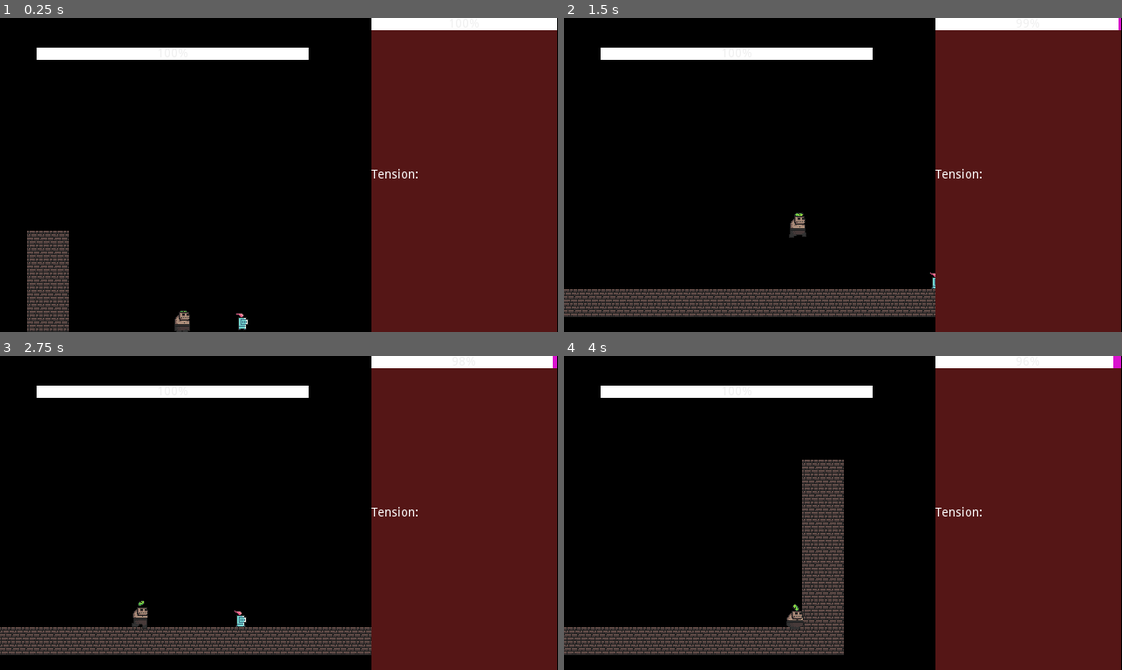
Above: before the commit, frames 1-4 (two rows, left to right).
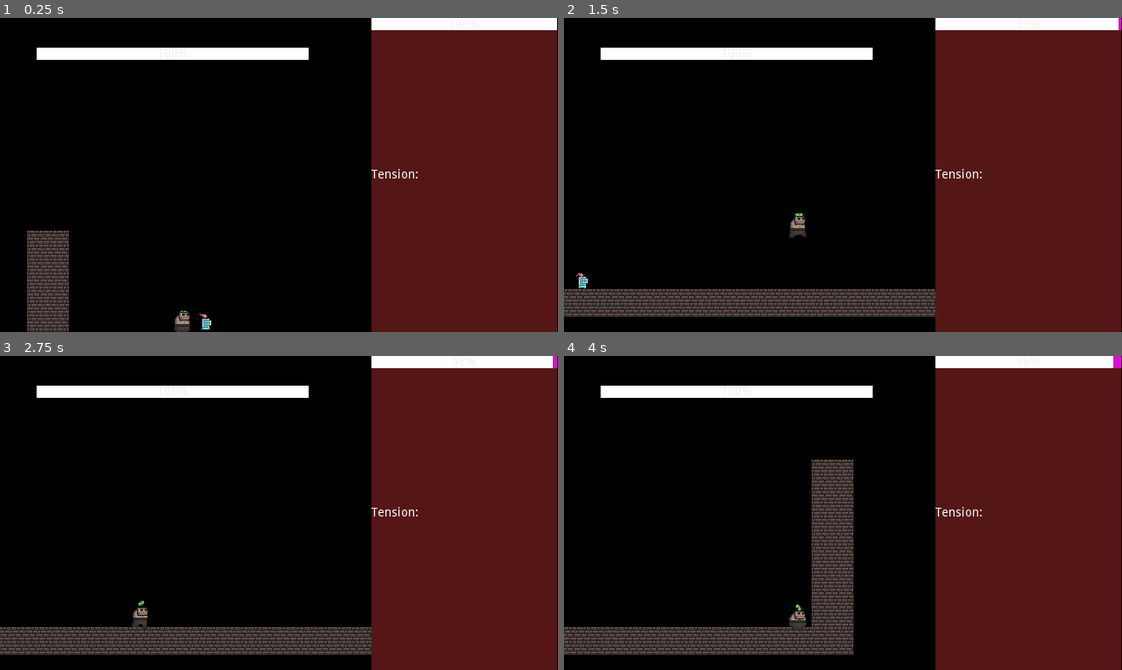
Above: after the commit, the same moments.

Repository: lemosvncs/youaretheboss
Game: Godot game, scene res://Source/Levels/WindowManager.tscn
The game is run twice, just before and just after one commit, with the same random seed, the same clock (stepped at 60 frames per second) and the same inputs.
Inputs:
- Up to frame 1 (0.25 s): no input
- Up to frame 2 (1.5 s): hold Right (ui_right) from 0.53 s (still down); tap Space (jump) at 0.6, 0.77, 1.07, 1.35 s
- Up to frame 3 (2.75 s): tap Space (jump) at 1.52, 1.82, 2.1 s; release Right (ui_right) at 2.03 s; hold Left (ui_left) from 2.03 s (still down)
- Up to frame 4 (4 s): release Left (ui_left) at 2.78 s; hold Right (ui_right) from 2.78 s (still down); tap Space (jump) at 2.85, 3.02, 3.32, 3.6, 3.77 s

The runs differ from the first frame. In frame 1, 0.2% of the frame differs, in the area x 35-45%, y 93-100%; in frame 2, 1.6%; in frame 3, 1.5%; in frame 4, 3.9%, in the area x 0-52%, y 33-96%.

Commit message:
minimal enemy ai

Diff:
--- a/Source/Actors/Enemy.gd
+++ b/Source/Actors/Enemy.gd
@@ -2,8 +2,51 @@
 
 signal enemy_hp_update(enemy_hp)
 
+var jump:bool = false
+var can_jump = false
+var this_player_position:Vector2 = Vector2.ZERO
+
 func _ready() -> void:
-	_velocity.x = speed.x
+	pass
+	#_velocity.x = speed.x
+
+func _physics_process(delta: float) -> void:
+	if is_on_wall():
+		_velocity.x *= -1.0
+
+	_velocity.y += gravity * delta
+
+	if jump && is_on_floor() && can_jump:
+		_velocity.y = -speed.y
+		can_jump = false
+
+	go_to_player()
+	_velocity.y = move_and_slide(_velocity, Vector2.UP).y
+	#_velocity = move_and_slide(_velocity, Vector2.UP)
+	#print(_velocity.y)
+
+func go_to_player():
+	var plx: = this_player_position.x
+	var enx: = position.x
+	var delta_pos = plx - enx
+
+	if delta_pos < -30 or delta_pos > 30:
+	#print("delta pos: ", plx - enx)
+	# Se está distante, se aproxima
+		if plx > enx:
+			_velocity.x = speed.x
+		elif plx < enx:
+			_velocity.x = -speed.x
+
+	elif delta_pos < -15 or delta_pos > 15:
+		# se está próximo, se distanceia
+		if plx > enx:
+			_velocity.x = -speed.x
+		elif plx < enx:
+			_velocity.x = speed.x
+	else:
+		_velocity.x = 0
+
 
 func _on_AtompDetector_body_entered(_body: Node) -> void:
 	hp -= 1
@@ -15,8 +58,18 @@
 	#queue_free()
 
 
-func _physics_process(delta: float) -> void:
-	_velocity.y += gravity * delta
-	if is_on_wall():
-		_velocity.x *= -1.0
-	_velocity.y = move_and_slide(_velocity, Vector2.UP).y
+
+
+
+func _on_FrontDetector_body_entered(body: Node) -> void:
+	jump = true
+
+func _on_BackDetector_body_entered(body: Node) -> void:
+	jump = true
+
+func _on_JumpDelay_timeout() -> void:
+	can_jump = true
+	#print(can_jump)
+
+func _on_Player_player_position(player_position) -> void:
+	this_player_position = player_position
--- a/Source/Actors/Enemy.tscn
+++ b/Source/Actors/Enemy.tscn
@@ -24,10 +24,13 @@
 } ]
 
 [sub_resource type="RectangleShape2D" id=2]
-extents = Vector2( 5.13194, 7.45449 )
+extents = Vector2( 4.6277, 7.45449 )
 
 [sub_resource type="RectangleShape2D" id=3]
 extents = Vector2( 2.85556, 2.91649 )
+
+[sub_resource type="RectangleShape2D" id=4]
+extents = Vector2( 10, 9.79728 )
 
 [node name="Enemy" type="KinematicBody2D"]
 position = Vector2( -0.0897446, 0 )
@@ -38,7 +41,7 @@
 [node name="EnemySprite" type="AnimatedSprite" parent="."]
 frames = SubResource( 1 )
 animation = "idle"
-frame = 1
+frame = 2
 playing = true
 
 [node name="EnemyCollision" type="CollisionShape2D" parent="."]
@@ -46,8 +49,8 @@
 shape = SubResource( 2 )
 
 [node name="VisibilityEnabler2D" type="VisibilityEnabler2D" parent="."]
-position = Vector2( 0, 3.74727 )
-scale = Vector2( 0.460393, 0.400437 )
+position = Vector2( 0, 6.7802 )
+scale = Vector2( 0.460393, 0.70373 )
 
 [node name="StompDetector" type="Area2D" parent="."]
 modulate = Color( 0.278431, 0.231373, 0.843137, 1 )
@@ -58,4 +61,27 @@
 [node name="CollisionShape2D" type="CollisionShape2D" parent="StompDetector"]
 position = Vector2( 0.0799427, -1.13841 )
 shape = SubResource( 3 )
+
+[node name="FrontDetector" type="Area2D" parent="."]
+collision_layer = 4
+collision_mask = 4
+
+[node name="FrontCollision" type="CollisionShape2D" parent="FrontDetector"]
+position = Vector2( 20.3133, 4.75633 )
+shape = SubResource( 4 )
+
+[node name="BackDetector" type="Area2D" parent="."]
+
+[node name="BackDetector" type="CollisionShape2D" parent="BackDetector"]
+position = Vector2( -22.0213, 4.35549 )
+shape = SubResource( 4 )
+
+[node name="JumpDelay" type="Timer" parent="."]
+wait_time = 2.0
+autostart = true
 [connection signal="body_entered" from="StompDetector" to="." method="_on_AtompDetector_body_entered"]
+[connection signal="area_entered" from="FrontDetector" to="." method="_on_FrontDetector_area_entered"]
+[connection signal="area_shape_entered" from="FrontDetector" to="." method="_on_FrontDetector_area_shape_entered"]
+[connection signal="body_entered" from="FrontDetector" to="." method="_on_FrontDetector_body_entered"]
+[connection signal="body_entered" from="BackDetector" to="." method="_on_BackDetector_body_entered"]
+[connection signal="timeout" from="JumpDelay" to="." method="_on_JumpDelay_timeout"]
Not shown: 1 places in Source/Actors/Enemy.tscn that only renumber resources
